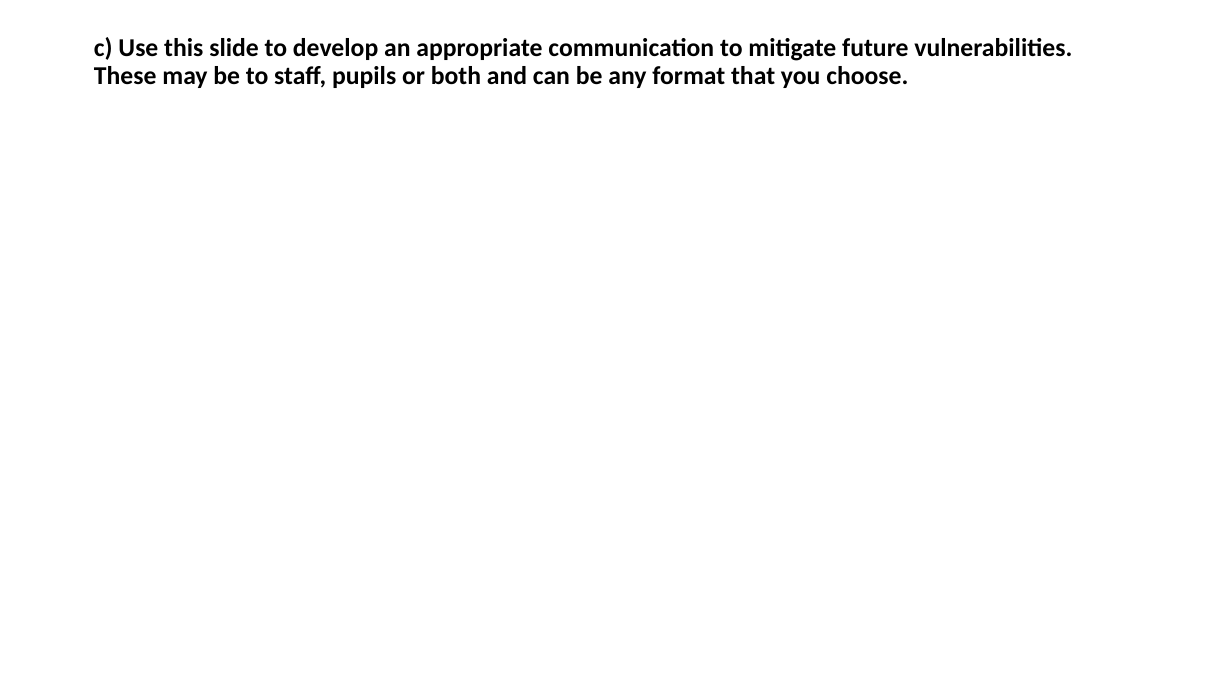
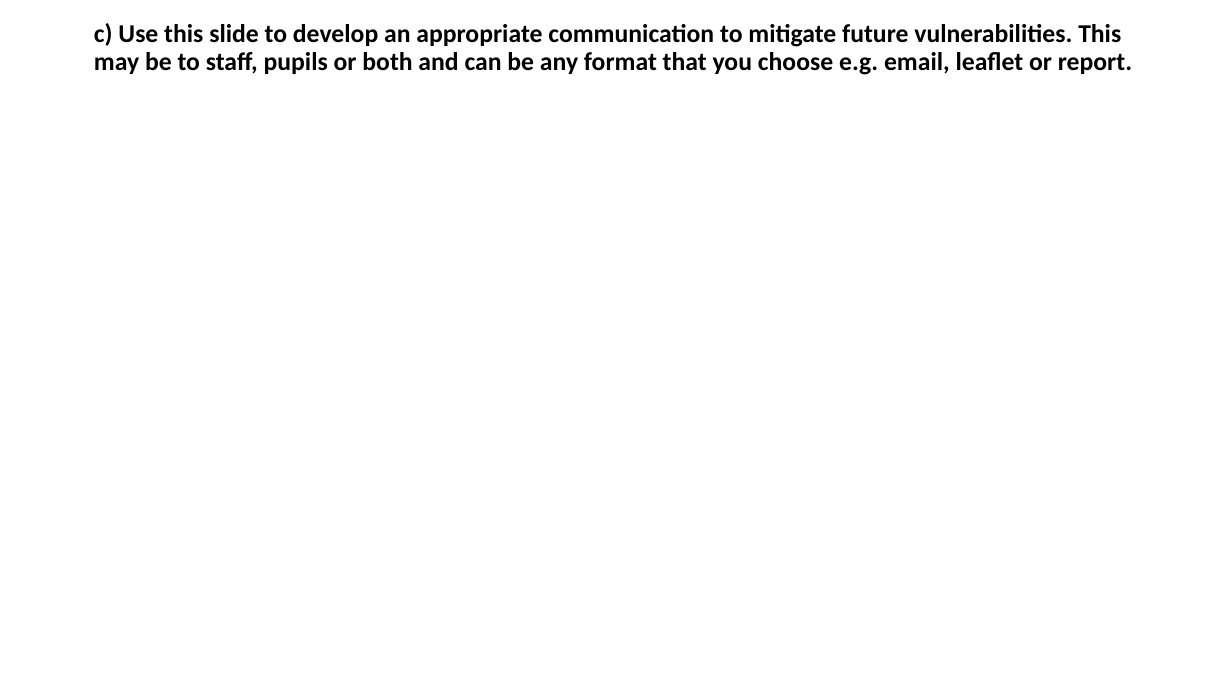
Before and after one commit to vision2learn/v2l-pattern-library, a slide deck: slide 4 of src/site/pdfs/cs3_u3_s2_assessment_workbook.pptx. Drawn at 1232x693 pixels with LibreOffice and Linux fonts; fonts in the diff are those of the drawing. Boxes give left, top, right and bottom in pixels: in the first picture for what was removed or moved away, otherwise in the second. Text is boxed around its words. In the diff, an @@ line names an element or a change of style, - is before the commit and + after.

```diff
--- a/src/site/pdfs/cs3_u3_s2_assessment_workbook.pptx
+++ b/src/site/pdfs/cs3_u3_s2_assessment_workbook.pptx
@@ title at box(94, 23, 1132, 75): text changed @@
-c) Use this slide to develop an appropriate communication to mitigate future vulnerabilities. These may be to staff, pupils or both and can be any format that you choose.
+c) Use this slide to develop an appropriate communication to mitigate future vulnerabilities. This may be to staff, pupils or both and can be any format that you choose e.g. email, leaflet or report.
```
Also in this commit, not shown: 1 other slide changed, 2 other files.
